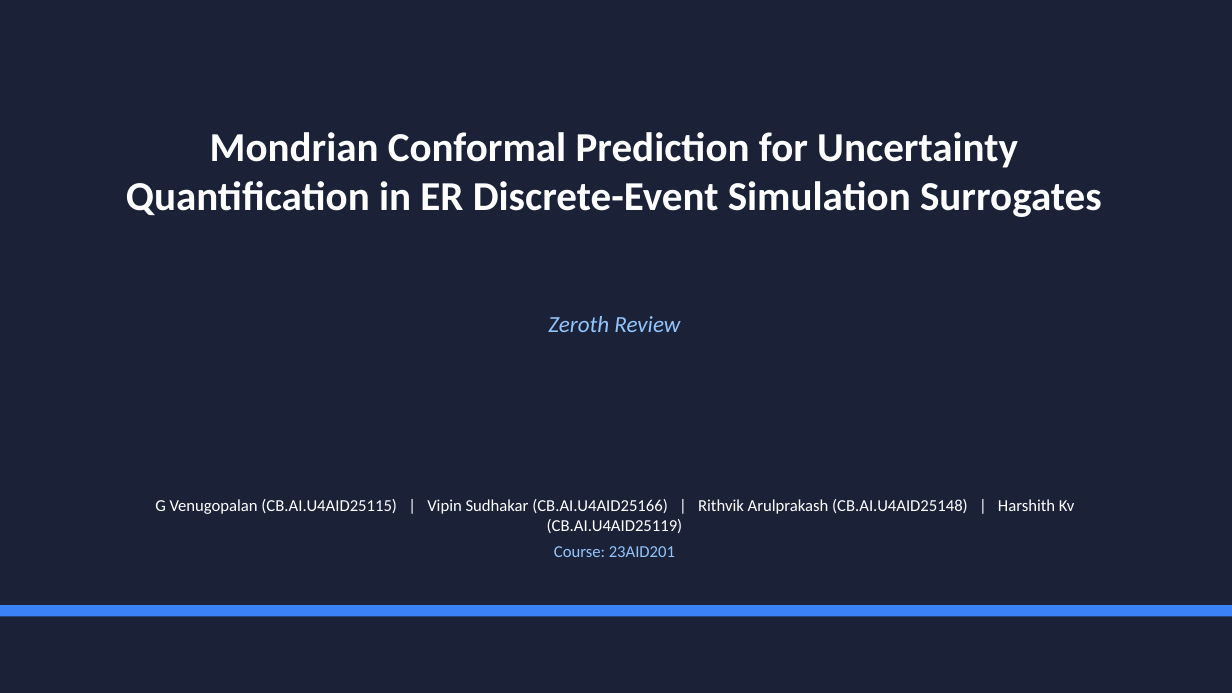
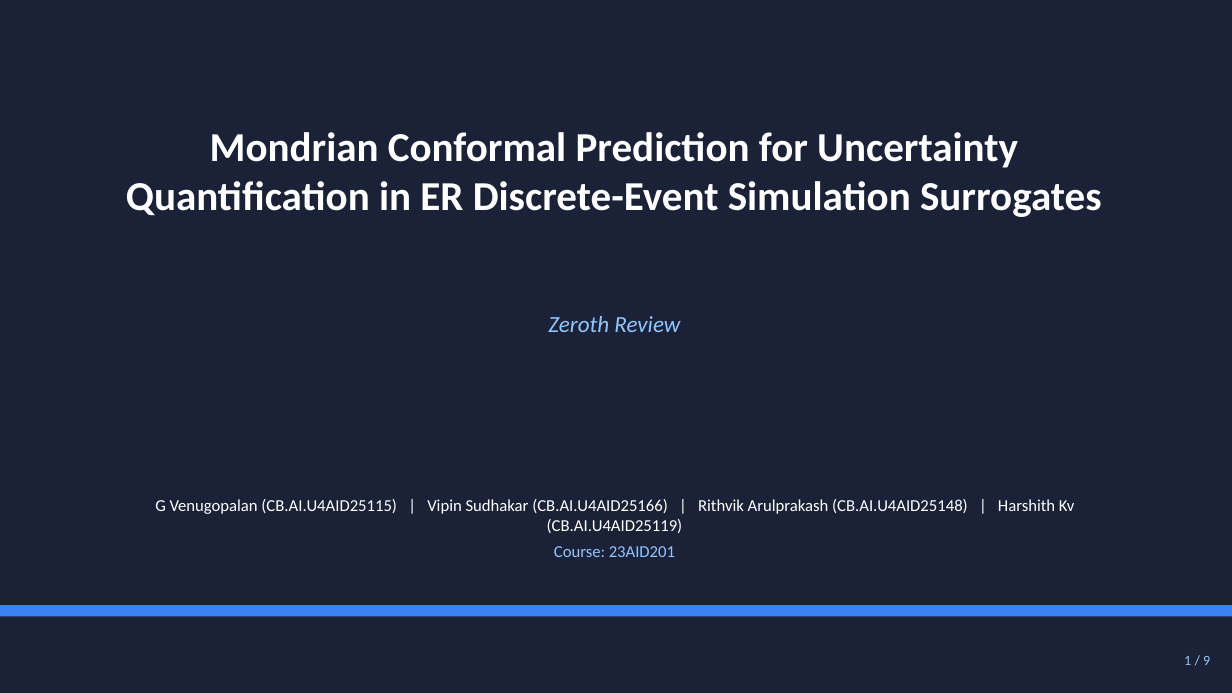
Before and after one commit to DUNE-ODYSSEY/Mondrian-Conformal-Prediction-On-Discrete-Event-Simulation, a slide deck: slide 1 of slides/zeroth_review.pptx. Drawn at 1232x693 pixels with LibreOffice and Linux fonts; fonts in the diff are those of the drawing. Boxes give left, top, right and bottom in pixels: in the first picture for what was removed or moved away, otherwise in the second. Text is boxed around its words. In the diff, an @@ line names an element or a change of style, - is before the commit and + after.

Commit message:
Add page number to zeroth review title slide for consistent numbering across all 9 slides

```diff
--- a/slides/zeroth_review.pptx
+++ b/slides/zeroth_review.pptx
@@ text added at box(1184, 656, 1210, 665), 11 pt, text #93C5FD @@
+1 / 9
```
Also in this commit, not shown: 1 other file.
